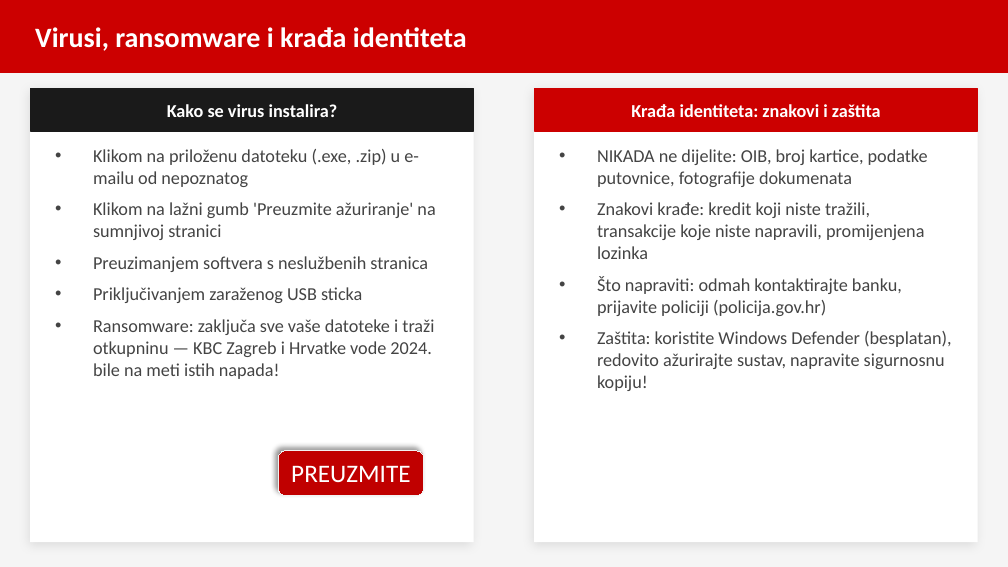
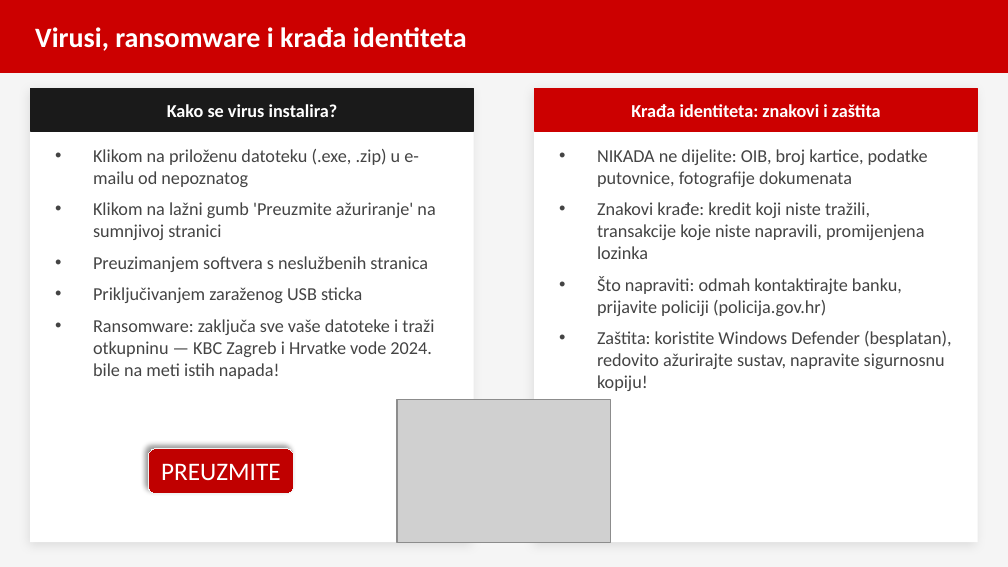
Before and after one commit to brunobilandzic/dipl, a slide deck: slide 6 of praksa/RAST/izradaprezentacije/Sigurnost_na_internetu_prezentacija.pptx. Drawn at 1008x567 pixels with LibreOffice and Linux fonts; fonts in the diff are those of the drawing; grey boxes stand for pictures. Boxes give left, top, right and bottom in pixels: in the first picture for what was removed or moved away, otherwise in the second. Text is boxed around its words. In the diff, an @@ line names an element or a change of style, - is before the commit and + after.

```diff
--- a/praksa/RAST/izradaprezentacije/Sigurnost_na_internetu_prezentacija.pptx
+++ b/praksa/RAST/izradaprezentacije/Sigurnost_na_internetu_prezentacija.pptx
@@ picture added at (397, 400, 611, 542) @@
@@ rounded rectangle "PREUZMITE": place and size @@
-rounded rectangle "PREUZMITE" at (278, 451, 424, 496)
+rounded rectangle "PREUZMITE" at (148, 449, 294, 494)
```
Also in this commit, not shown: 6 other slides changed, 2 slides added, 1 slide removed, 1 other file.
